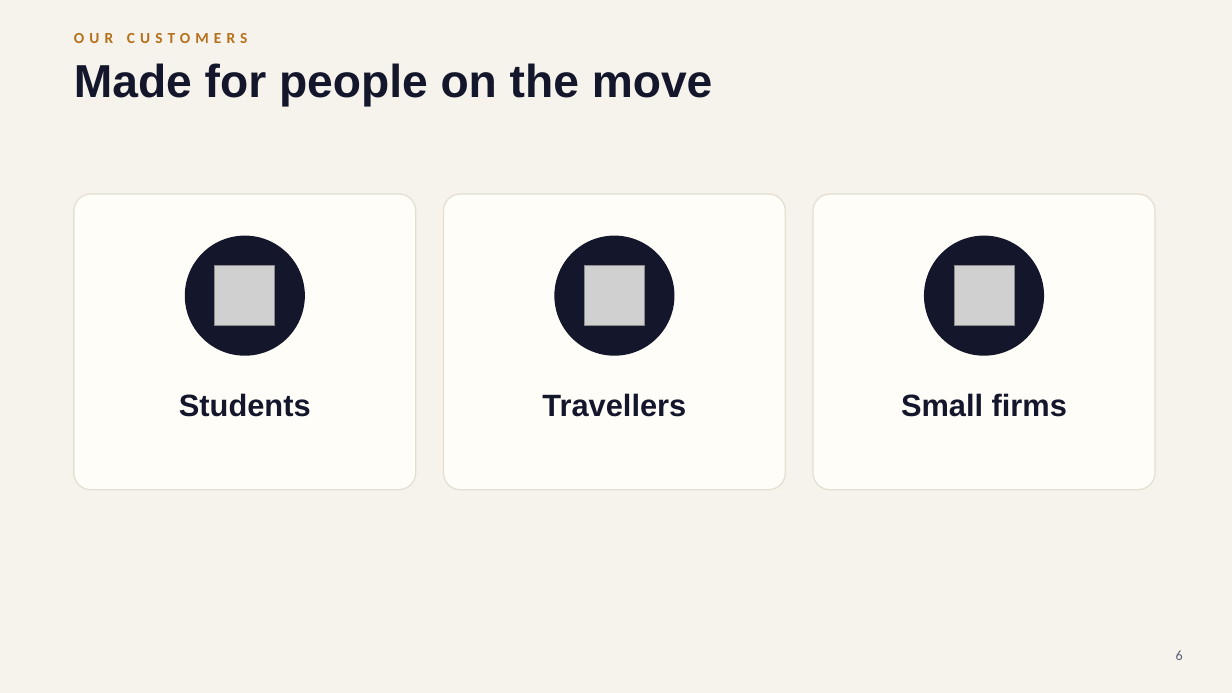
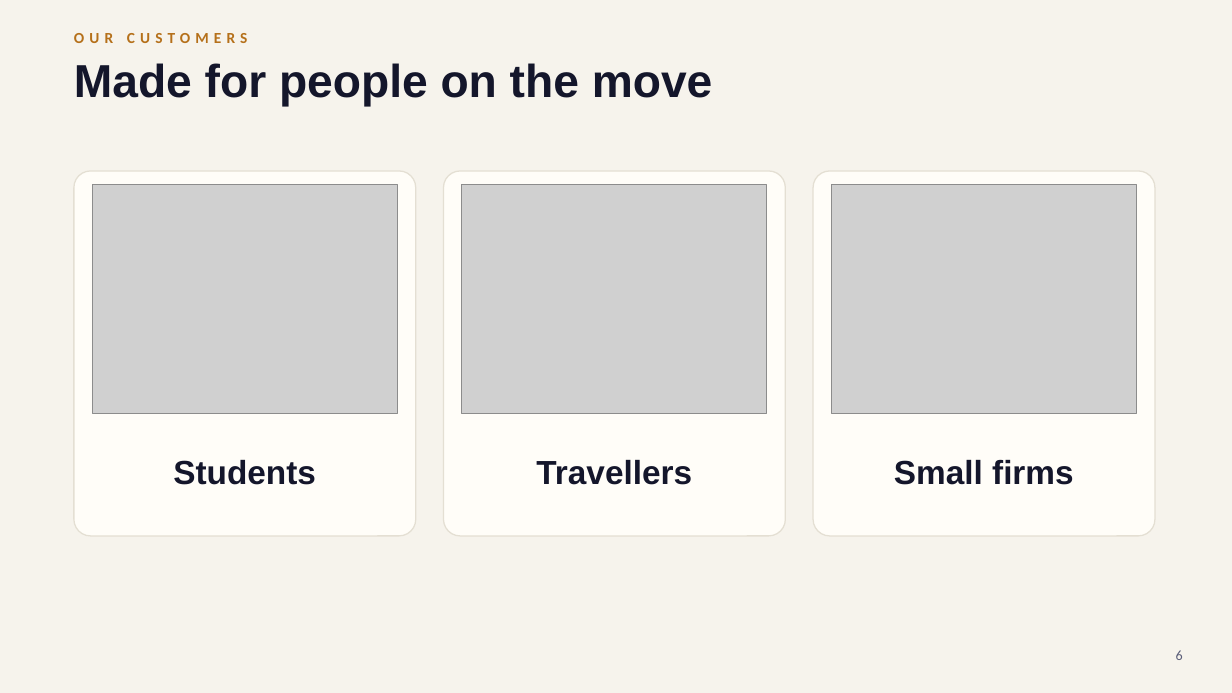
Before and after one commit to surnova2703/lumelle, a slide deck: slide 6 of docs/Lumo_AI_presentation_EN.pptx. Drawn at 1232x693 pixels with LibreOffice and Linux fonts; fonts in the diff are those of the drawing; grey boxes stand for pictures. Boxes give left, top, right and bottom in pixels: in the first picture for what was removed or moved away, otherwise in the second. Text is boxed around its words. In the diff, an @@ line names an element or a change of style, - is before the commit and + after.

Commit message:
Slides mode: presentations as .pptx; illustrations in all decks; minimal-text technical decks

```diff
--- a/docs/Lumo_AI_presentation_EN.pptx
+++ b/docs/Lumo_AI_presentation_EN.pptx
@@ rounded rectangle: place and size @@
-rounded rectangle at [74,194,416,490]
+rounded rectangle at [74,171,416,536]
@@ rounded rectangle: place and size @@
-rounded rectangle at [444,194,786,490]
+rounded rectangle at [444,171,786,536]
@@ proportions changed in 3 elements at [74,171,416,536], [444,171,786,536], [813,171,1155,536] @@
@@ rounded rectangle: place and size @@
-rounded rectangle at [813,194,1155,490]
+rounded rectangle at [813,171,1155,536]
@@ picture added at [92,185,397,414] @@
@@ picture added at [462,185,767,414] @@
@@ picture added at [832,185,1137,414] @@
@@ ellipse removed at [185,236,305,356] @@
@@ ellipse removed at [555,236,675,356] @@
@@ ellipse removed at [924,236,1044,356] @@
@@ picture removed at [215,266,275,326] @@
@@ picture removed at [585,266,645,326] @@
@@ picture removed at [954,266,1014,326] @@
@@ text "Students": place and size @@
-text "Students" at [179,393,311,417]
+text "Students" at [173,459,316,485]
@@ text "Travellers": place and size @@
-text "Travellers" at [542,393,686,417]
+text "Travellers" at [536,459,692,485]
@@ size 24 to 26 pt in 3 elements at [173,459,316,485], [536,459,692,485], [894,459,1074,485] @@
@@ text "Small firms": place and size @@
-text "Small firms" at [901,393,1067,417]
+text "Small firms" at [894,459,1074,485]
```
Also in this commit, not shown: 3 other slides changed, 26 other files.
